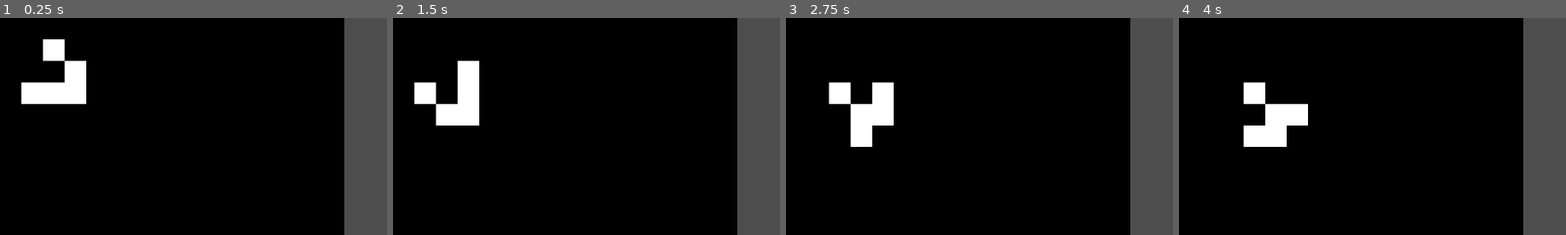
Above: before the commit, frames 1-4 (left to right).
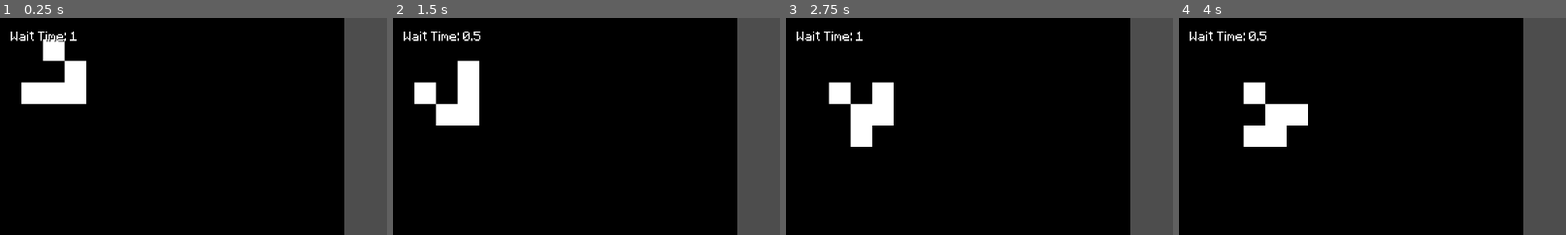
Above: after the commit, the same moments.

Repository: javier-adrian/GOL-GDS
Game: Godot game, scene res://main.tscn
The game is run twice, just before and just after one commit, with the same random seed, the same clock (stepped at 60 frames per second) and the same inputs. Before the commit the project has no main scene; this scene is started directly in both runs.
Inputs:
- Up to frame 1 (0.25 s): no input
- Up to frame 2 (1.5 s): tap Enter at 0.5 s; tap = (faster) at 0.6 s; tap . (next) at 0.8, 1.35 s; tap Space (play) at 1.25 s
- Up to frame 3 (2.75 s): tap Space (play) at 1.55, 2.1 s; tap Enter at 2 s; tap - (slower) at 2.3 s
- Up to frame 4 (4 s): tap - (slower) at 2.85 s; tap = (faster) at 3.05, 3.6 s; tap Space (play) at 3.5 s; tap . (next) at 3.8 s
The pictures show only the part of the screen within x 0-50%, y 0-50%; the shares and areas given below are measured in that part.

The runs differ from the first frame. In frame 1, 0.3% of the frame differs, in the area x 2-20%, y 6-12%; in frame 2, 0.4%, in the area x 2-23%, y 6-11%; in frame 3, 0.3%; in frame 4, 0.4%.

Commit message:
add ui for speed and transfer timer update responsibility to root node

Diff:
--- a/World.gd
+++ b/World.gd
@@ -1,5 +1,4 @@
 extends TileMap
-
 
 var living: Array[Vector2i]
 var dead: Array[Vector2i]
@@ -12,7 +11,7 @@
 
 
 func is_alive(cell: Vector2i):
-	return get_cell_atlas_coords(0, cell) == Vector2i(0,0)
+	return get_cell_atlas_coords(0, cell) == Vector2i(0, 0)
 
 
 func get_neighbors(cell: Vector2i) -> int:
@@ -20,7 +19,7 @@
 	for x in range(cell.x - 1, cell.x + 2):
 		for y in range(cell.y - 1, cell.y + 2):
 			if not (x == cell.x and y == cell.y):
-				if is_alive(Vector2i(x,y)):
+				if is_alive(Vector2i(x, y)):
 					neighbors += 1
 	return neighbors
 
@@ -30,7 +29,7 @@
 
 	for x in range(16):
 		for y in range(16):
-			cell = Vector2i(x,y)
+			cell = Vector2i(x, y)
 			neighbors = get_neighbors(cell)
 			if is_alive(cell):
 				if neighbors == 2 or neighbors == 3:
@@ -45,13 +44,14 @@
 	clear()
 
 	for cells in dead:
-		set_cell(0, cells, 0, Vector2i(1,0))
+		set_cell(0, cells, 0, Vector2i(1, 0))
 	for cells in living:
-		set_cell(0, cells, 0, Vector2i(0,0))
+		set_cell(0, cells, 0, Vector2i(0, 0))
 
 
 func _on_timer_timeout():
-	if playing: update()
+	if playing:
+		update()
 
 
 func _ready():
@@ -59,22 +59,22 @@
 
 	for x in range(16):
 		for y in range(16):
-			cell = Vector2i(x,y)
+			cell = Vector2i(x, y)
 			if is_alive(cell):
 				living.append(cell)
 			else:
 				dead.append(cell)
 
 	for cells in dead:
-		set_cell(0, cells, 0, Vector2i(1,0))
+		set_cell(0, cells, 0, Vector2i(1, 0))
 	for cells in living:
-		set_cell(0, cells, 0, Vector2i(0,0))
+		set_cell(0, cells, 0, Vector2i(0, 0))
 
 	timer.start()
 
 
 func _input(event):
-	if Input.is_action_just_released("play"): playing = false if playing else true
-	if Input.is_action_just_released("next"): update()
-	if Input.is_action_just_released("faster"): timer.wait_time /= 2
-	if Input.is_action_just_released("slower"): timer.wait_time *= 2
+	if Input.is_action_just_released("play"):
+		playing = false if playing else true
+	if Input.is_action_just_released("next"):
+		update()
--- /dev/null
+++ b/main.gd
@@ -0,0 +1,17 @@
+extends Node2D
+
+@onready var timer := $Timer
+@onready var ui := $UserInterface
+
+
+func _ready():
+	ui.change_speed(timer.wait_time / 0.5)
+
+
+func _input(event):
+	if Input.is_action_just_released("faster"):
+		timer.wait_time /= 2
+		ui.change_speed(timer.wait_time / 0.5)
+	if Input.is_action_just_released("slower"):
+		timer.wait_time *= 2
+		ui.change_speed(timer.wait_time / 0.5)
--- a/main.tscn
+++ b/main.tscn
@@ -1,7 +1,9 @@
-[gd_scene load_steps=5 format=3 uid="uid://dinah6bshumd"]
+[gd_scene load_steps=7 format=3 uid="uid://dinah6bshumd"]
 
 [ext_resource type="Texture2D" uid="uid://bj7rx8wt11eii" path="res://assets/golrev1.png" id="1_7aer6"]
+[ext_resource type="Script" path="res://main.gd" id="1_tlran"]
 [ext_resource type="Script" path="res://World.gd" id="2_i4kns"]
+[ext_resource type="PackedScene" uid="uid://p3hlwbao4w1e" path="res://user_interface.tscn" id="3_r68cr"]
 
 [sub_resource type="TileSetAtlasSource" id="TileSetAtlasSource_vxwuu"]
 texture = ExtResource("1_7aer6")
@@ -14,6 +16,7 @@
 sources/0 = SubResource("TileSetAtlasSource_vxwuu")
 
 [node name="Main" type="Node2D"]
+script = ExtResource("1_tlran")
 
 [node name="World" type="TileMap" parent="." node_paths=PackedStringArray("timer")]
 tile_set = SubResource("TileSet_pxj78")
@@ -26,4 +29,6 @@
 [node name="Timer" type="Timer" parent="."]
 wait_time = 0.5
 
+[node name="UserInterface" parent="." instance=ExtResource("3_r68cr")]
+
 [connection signal="timeout" from="Timer" to="World" method="_on_timer_timeout"]
--- a/project.godot
+++ b/project.godot
@@ -11,6 +11,7 @@
 [application]
 
 config/name="gol"
+run/main_scene="res://main.tscn"
 config/features=PackedStringArray("4.2", "Forward Plus")
 config/icon="res://icon.svg"
 
--- /dev/null
+++ b/user_interface.gd
@@ -0,0 +1,5 @@
+extends Control
+
+
+func change_speed(speed: float):
+	$MarginContainer/VBoxContainer/Speed.text = "Wait Time: " + str(speed)
--- /dev/null
+++ b/user_interface.tscn
@@ -0,0 +1,32 @@
+[gd_scene load_steps=4 format=3 uid="uid://p3hlwbao4w1e"]
+
+[ext_resource type="FontFile" uid="uid://5kmngrpk2ihf" path="res://assets/Minecraftia-Regular.ttf" id="1_ca4pc"]
+[ext_resource type="Script" path="res://user_interface.gd" id="1_vqaru"]
+
+[sub_resource type="LabelSettings" id="LabelSettings_uw0bp"]
+shadow_color = Color(0, 0, 0, 1)
+
+[node name="UserInterface" type="Control"]
+layout_mode = 3
+anchors_preset = 15
+anchor_right = 1.0
+anchor_bottom = 1.0
+grow_horizontal = 2
+grow_vertical = 2
+script = ExtResource("1_vqaru")
+
+[node name="MarginContainer" type="MarginContainer" parent="."]
+layout_mode = 0
+offset_right = 40.0
+offset_bottom = 40.0
+theme_override_constants/margin_left = 16
+theme_override_constants/margin_top = 16
+
+[node name="VBoxContainer" type="VBoxContainer" parent="MarginContainer"]
+layout_mode = 2
+
+[node name="Speed" type="Label" parent="MarginContainer/VBoxContainer"]
+texture_filter = 1
+layout_mode = 2
+theme_override_fonts/font = ExtResource("1_ca4pc")
+label_settings = SubResource("LabelSettings_uw0bp")
Binary file added: assets/Minecraftia-Regular.ttf
Not shown, added: assets/Minecraftia-Regular.ttf.import
